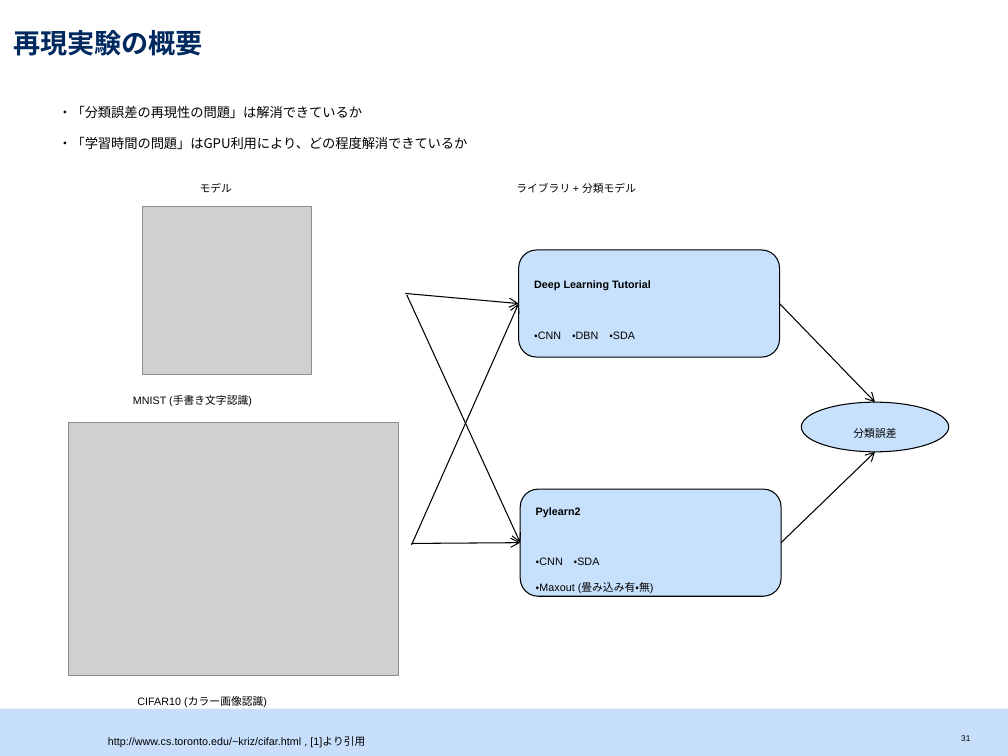
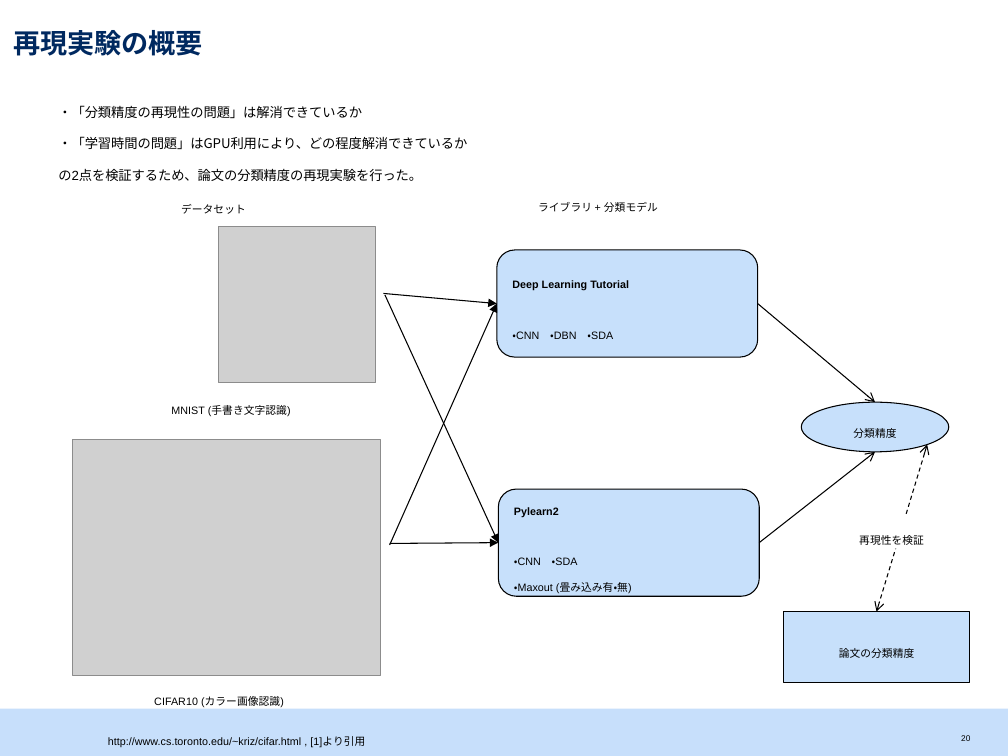
Before and after one commit to srtk/sotsuron, a slide deck: slide 21 of doc/sotsuron_defense/bd.pptx (slide 32 before the commit). Drawn at 1008x756 pixels with LibreOffice and Linux fonts; fonts in the diff are those of the drawing; grey boxes stand for pictures. Boxes give left, top, right and bottom in pixels: in the first picture for what was removed or moved away, otherwise in the second. Text is boxed around its words. In the diff, an @@ line names an element or a change of style, - is before the commit and + after.

```diff
--- a/doc/sotsuron_defense/bd.pptx
+++ b/doc/sotsuron_defense/bd.pptx
@@ text at box(58, 105, 362, 118): text changed @@
-・「分類誤差の再現性の問題」は解消できているか
+・「分類精度の再現性の問題」は解消できているか
@@ text at box(58, 169, 422, 181): paragraph added @@
+の2点を検証するため、論文の分類精度の再現実験を行った。
@@ text at box(181, 204, 246, 214): text changed @@
-モデル
+データセット
@@ text "ライブラリ + 分類モデル": place and size @@
-text "ライブラリ + 分類モデル" at box(516, 183, 636, 193)
+text "ライブラリ + 分類モデル" at box(538, 202, 658, 212)
@@ picture: place and size @@
-picture at box(143, 207, 312, 374)
+picture at box(218, 227, 375, 383)
@@ arrow (384, 293) - (497, 303): arrowheads changed @@
@@ 4 arrows, 2 rounded rectangles: place and size @@
-4 arrows, 2 rounded rectangles at box(405, 250, 782, 597)
+4 arrows, 2 rounded rectangles at box(384, 250, 760, 597)
@@ arrow (385, 295) - (499, 543): arrowheads changed @@
@@ arrow (390, 545) - (497, 303): arrowheads changed @@
@@ arrow moved from (780, 303) - (875, 402) to (758, 303) - (875, 402) @@
@@ text "MNIST (手書き文字認識)": place and size @@
-text "MNIST (手書き文字認識)" at box(133, 395, 252, 406)
+text "MNIST (手書き文字認識)" at box(171, 405, 291, 416)
@@ picture: place and size @@
-picture at box(68, 423, 398, 676)
+picture at box(73, 440, 381, 676)
@@ text in ellipse at box(853, 428, 896, 438): text changed @@
-分類誤差
+分類精度
@@ double arrow added from (927, 444) to (876, 612), #000000 0.75 pt dashed @@
@@ arrow moved from (781, 543) - (875, 452) to (759, 543) - (875, 452) @@
@@ text added at box(859, 535, 924, 545), 13 pt, text #000000 @@
+再現性を検証
@@ arrow (390, 543) - (499, 543): arrowheads changed @@
@@ rectangle added at box(783, 612, 970, 683), fill #C7E0FB, outline #000000 0.75 pt, 13 pt, text #000000 @@
+論文の分類精度
@@ text "CIFAR10 (カラー画像認識)": place and size @@
-text "CIFAR10 (カラー画像認識)" at box(137, 697, 267, 707)
+text "CIFAR10 (カラー画像認識)" at box(154, 697, 284, 707)
@@ page number at box(961, 735, 970, 741): text changed @@
-31
+20
```
Also in this commit, not shown: 15 other slides changed, 3 slides added, 6 slides removed, 3 other files.
